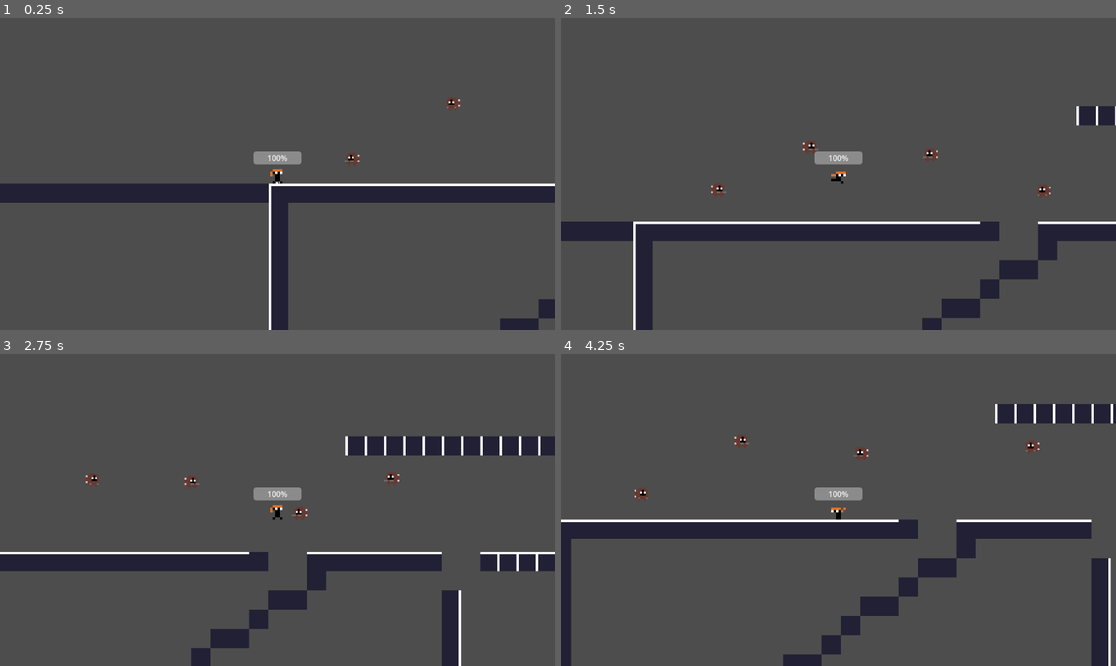
Above: before the commit, frames 1-4 (two rows, left to right).
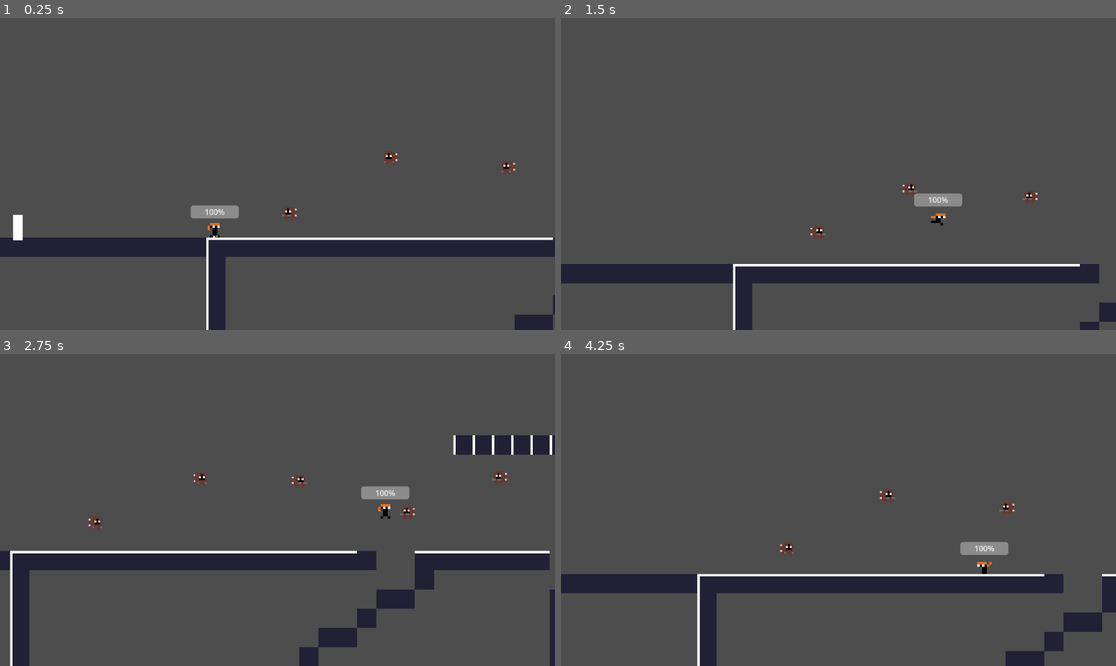
Above: after the commit, the same moments.

Repository: randemlyy/kinetic-shift
Game: Godot game, scene res://Scenes/TestLevel2.tscn
Two runs of this game, one before a commit and one after it. Both use one fixed random seed, a clock stepped at 60 frames per second and the inputs below. This scene is started directly instead of the project's main scene.
Inputs (mouse positions are in pixels of both pictures, inside the frame that each line leads up to):
- Up to frame 1 (0.25 s): no input
- Up to frame 2 (1.5 s): tap Enter at 0.5 s; move the mouse to (960, 158) at 0.52 s; hold D (move_right) 0.53-1.28 s; hold Space (jump) 0.53-1.28 s; tap Shift (dash) at 0.6 s; click (960, 158) at 0.67 s; move the mouse to (727, 189) at 1.27 s; hold S (move_down) from 1.28 s (still down); tap Space (jump) at 1.35 s
- Up to frame 3 (2.75 s): tap Space (jump) at 1.52, 1.82 s; tap Shift (dash) at 1.55, 2.1 s; move the mouse to (333, 441) at 2.02 s; release S (move_down) at 2.03 s; hold D (move_right) from 2.03 s (still down); hold Space (jump) from 2.03 s (still down)
- Up to frame 4 (4.25 s): move the mouse to (810, 572) at 2.77 s; release D (move_right) at 2.78 s; release Space (jump) at 2.78 s; hold W (move_up) 2.78-3.53 s; tap R at 2.85 s; click (810, 572) at 2.92 s; tap Space (jump) at 3.02, 3.32 s; tap Shift (dash) at 3.05 s; move the mouse to (1005, 556) at 3.52 s; hold A (move_left) from 3.53 s (still down); hold Space (jump) from 3.53 s (still down); tap Alt at 3.6 s

The runs differ from the first frame. In frame 1, 16% of the frame differs, in the area x 0-100%, y 25-100%; in frame 2, 16%; in frame 3, 11%; in frame 4, 19%, in the area x 0-100%, y 16-100%.

Commit message:
ionevenknow

Diff:
--- /dev/null
+++ b/kinetic-shift/Scenes/F1aze23/CamZone.tscn
@@ -0,0 +1,14 @@
+[gd_scene format=3 uid="uid://dbkw0pokgcg2k"]
+
+[ext_resource type="Script" uid="uid://c3wkqy3d254oq" path="res://Scripts/F1aze23/camZone.gd" id="1_e7svg"]
+
+[sub_resource type="RectangleShape2D" id="RectangleShape2D_giyd1"]
+size = Vector2(1152, 648)
+
+[node name="CamZone" type="Area2D" unique_id=1888585402]
+script = ExtResource("1_e7svg")
+
+[node name="CollisionShape2D" type="CollisionShape2D" parent="." unique_id=807753593]
+shape = SubResource("RectangleShape2D_giyd1")
+
+[connection signal="body_entered" from="." to="." method="_on_body_entered"]
--- /dev/null
+++ b/kinetic-shift/Scenes/F1aze23/Lantern.tscn
@@ -0,0 +1,22 @@
+[gd_scene format=3 uid="uid://dtfdj22vw6hd3"]
+
+[ext_resource type="Script" uid="uid://uj432qstnd4o" path="res://Scripts/F1aze23/lantern.gd" id="1_jdbmk"]
+
+[sub_resource type="BoxMesh" id="BoxMesh_v20nk"]
+size = Vector3(20, 53, 1)
+
+[sub_resource type="RectangleShape2D" id="RectangleShape2D_r03ow"]
+size = Vector2(20, 53)
+
+[node name="Lantern" type="Area2D" unique_id=1057265646]
+script = ExtResource("1_jdbmk")
+
+[node name="MeshInstance2D" type="MeshInstance2D" parent="." unique_id=1586618783]
+position = Vector2(0, -16)
+mesh = SubResource("BoxMesh_v20nk")
+
+[node name="CollisionShape2D" type="CollisionShape2D" parent="." unique_id=1635912040]
+position = Vector2(0, -16.5)
+shape = SubResource("RectangleShape2D_r03ow")
+
+[connection signal="body_entered" from="." to="." method="_on_body_entered"]
--- /dev/null
+++ b/kinetic-shift/Scenes/F1aze23/LevelSelector.tscn
@@ -0,0 +1,46 @@
+[gd_scene format=3 uid="uid://bkisd045gvw4c"]
+
+[ext_resource type="Theme" uid="uid://cgqh0nuty53og" path="res://addons/pixel_ui_scifi/themes/cyan.tres" id="1_21ohw"]
+
+[node name="LevelSelector" type="Control" unique_id=1971340456]
+layout_mode = 3
+anchors_preset = 15
+anchor_right = 1.0
+anchor_bottom = 1.0
+grow_horizontal = 2
+grow_vertical = 2
+theme = ExtResource("1_21ohw")
+
+[node name="Panel" type="Panel" parent="." unique_id=814787928]
+layout_mode = 1
+anchors_preset = 15
+anchor_right = 1.0
+anchor_bottom = 1.0
+grow_horizontal = 2
+grow_vertical = 2
+
+[node name="VBoxContainer" type="VBoxContainer" parent="." unique_id=79349185]
+layout_mode = 1
+anchors_preset = 15
+anchor_right = 1.0
+anchor_bottom = 1.0
+grow_horizontal = 2
+grow_vertical = 2
+
+[node name="Control" type="Control" parent="VBoxContainer" unique_id=48919475]
+custom_minimum_size = Vector2(0, 23.68)
+layout_mode = 2
+
+[node name="Label" type="Label" parent="VBoxContainer" unique_id=446106753]
+layout_mode = 2
+theme_override_font_sizes/font_size = 61
+text = "SELECT LEVEL"
+horizontal_alignment = 1
+vertical_alignment = 1
+
+[node name="ScrollContainer" type="ScrollContainer" parent="VBoxContainer" unique_id=711252404]
+layout_mode = 2
+
+[node name="GridContainer" type="GridContainer" parent="VBoxContainer/ScrollContainer" unique_id=727117421]
+layout_mode = 2
+columns = 5
--- /dev/null
+++ b/kinetic-shift/Scenes/F1aze23/MainMenu.tscn
@@ -0,0 +1,69 @@
+[gd_scene format=3 uid="uid://nvfl51hv2svv"]
+
+[ext_resource type="Theme" uid="uid://cgqh0nuty53og" path="res://addons/pixel_ui_scifi/themes/cyan.tres" id="1_8k5q3"]
+[ext_resource type="Script" uid="uid://lhbrdd0ookti" path="res://Scripts/F1aze23/MainMenu.gd" id="2_ww0eq"]
+
+[node name="MainMenu" type="Control" unique_id=570841929]
+layout_mode = 3
+anchors_preset = 15
+anchor_right = 1.0
+anchor_bottom = 1.0
+grow_horizontal = 2
+grow_vertical = 2
+theme = ExtResource("1_8k5q3")
+script = ExtResource("2_ww0eq")
+
+[node name="Panel" type="Panel" parent="." unique_id=364201361]
+layout_mode = 1
+anchors_preset = 15
+anchor_right = 1.0
+anchor_bottom = 1.0
+grow_horizontal = 2
+grow_vertical = 2
+
+[node name="Label" type="Label" parent="." unique_id=1344086566]
+layout_mode = 1
+anchors_preset = 5
+anchor_left = 0.5
+anchor_right = 0.5
+offset_left = -359.0
+offset_top = 41.0
+offset_right = 359.0
+offset_bottom = 143.5
+grow_horizontal = 2
+theme_override_font_sizes/font_size = 82
+text = "KINETIC SHIFT"
+
+[node name="VBoxContainer" type="VBoxContainer" parent="." unique_id=1042567369]
+layout_mode = 1
+anchors_preset = 8
+anchor_left = 0.5
+anchor_top = 0.5
+anchor_right = 0.5
+anchor_bottom = 0.5
+offset_left = -168.0
+offset_top = -73.0
+offset_right = 168.0
+offset_bottom = 73.0
+grow_horizontal = 2
+grow_vertical = 2
+alignment = 1
+
+[node name="Play" type="Button" parent="VBoxContainer" unique_id=1644661314]
+layout_mode = 2
+theme_override_font_sizes/font_size = 52
+text = "PLAY"
+icon_alignment = 1
+
+[node name="Control" type="Control" parent="VBoxContainer" unique_id=1749737949]
+custom_minimum_size = Vector2(0, 22.65)
+layout_mode = 2
+
+[node name="Quit" type="Button" parent="VBoxContainer" unique_id=124640629]
+layout_mode = 2
+theme_override_font_sizes/font_size = 52
+text = "QUIT"
+icon_alignment = 1
+
+[connection signal="pressed" from="VBoxContainer/Play" to="." method="_on_play_pressed"]
+[connection signal="pressed" from="VBoxContainer/Quit" to="." method="_on_quit_pressed"]
--- /dev/null
+++ b/kinetic-shift/Scenes/F1aze23/level1.tscn
@@ -0,0 +1,3 @@
+[gd_scene format=3 uid="uid://cvvt6fjd487e"]
+
+[node name="Level1" type="Node2D" unique_id=335658042]
--- a/kinetic-shift/Scenes/Player.tscn
+++ b/kinetic-shift/Scenes/Player.tscn
@@ -14,6 +14,7 @@
 [ext_resource type="PackedScene" uid="uid://bmm3neyxq677q" path="res://Scenes/Particles/DashBurst.tscn" id="11_miouo"]
 [ext_resource type="Script" uid="uid://na48b13aakkg" path="res://Scripts/WallClingComponent.gd" id="13_miouo"]
 [ext_resource type="Script" uid="uid://bj1tru8xfwn35" path="res://Scripts/F1aze23/HealthComponent.gd" id="14_o3h8g"]
+[ext_resource type="Script" uid="uid://dhsnrxnk3g3ny" path="res://Scripts/F1aze23/CameraComponent.gd" id="15_1e7my"]
 
 [sub_resource type="RectangleShape2D" id="RectangleShape2D_dewec"]
 size = Vector2(20, 30)
@@ -118,15 +119,15 @@
 position = Vector2(-0.83, 4.205)
 shape = SubResource("CircleShape2D_gntrk")
 
-[node name="Camera2D" type="Camera2D" parent="." unique_id=1574562807]
-
-[node name="Components" type="Node" parent="." unique_id=1866673433]
-
 [node name="Sprite2D" type="Sprite2D" parent="." unique_id=789795351]
 scale = Vector2(5, 5)
 texture = ExtResource("2_glx4g")
 hframes = 8
 vframes = 8
+
+[node name="CameraComponent" type="Node" parent="." unique_id=492770765]
+script = ExtResource("15_1e7my")
+metadata/_custom_type_script = "uid://dhsnrxnk3g3ny"
 
 [node name="MovementComponent" type="Node" parent="." unique_id=1741160042]
 script = ExtResource("2_gntrk")
--- a/kinetic-shift/Scenes/TestLevel2.tscn
+++ b/kinetic-shift/Scenes/TestLevel2.tscn
@@ -5,6 +5,8 @@
 [ext_resource type="PackedScene" uid="uid://cucweo55gtvnp" path="res://Scenes/F1aze23/Joe.tscn" id="4_waj30"]
 [ext_resource type="Script" uid="uid://b6tpdv7epg5d6" path="res://Scripts/ded_screen.gd" id="5_mvott"]
 [ext_resource type="Script" uid="uid://cryqhbt8vcwfw" path="res://Scripts/gameManager.gd" id="5_pgfg0"]
+[ext_resource type="PackedScene" uid="uid://dbkw0pokgcg2k" path="res://Scenes/F1aze23/CamZone.tscn" id="6_mvott"]
+[ext_resource type="PackedScene" uid="uid://dtfdj22vw6hd3" path="res://Scenes/F1aze23/Lantern.tscn" id="7_waj30"]
 
 [sub_resource type="TileSetAtlasSource" id="TileSetAtlasSource_oy2kj"]
 texture = ExtResource("3_mvott")
@@ -44,31 +46,33 @@
 
 [node name="Node2D" type="Node2D" unique_id=1774890080]
 
-[node name="Drone" parent="." unique_id=1400896138 instance=ExtResource("2_pgfg0")]
+[node name="Enemies" type="Node2D" parent="." unique_id=469005755]
+
+[node name="Drone" parent="Enemies" unique_id=1400896138 instance=ExtResource("2_pgfg0")]
 position = Vector2(181, 506)
 
-[node name="Drone2" parent="." unique_id=1621283407 instance=ExtResource("2_pgfg0")]
+[node name="Drone2" parent="Enemies" unique_id=1621283407 instance=ExtResource("2_pgfg0")]
 position = Vector2(624, 412)
 
-[node name="Drone3" parent="." unique_id=1409225693 instance=ExtResource("2_pgfg0")]
+[node name="Drone3" parent="Enemies" unique_id=1409225693 instance=ExtResource("2_pgfg0")]
 position = Vector2(846, 492)
 
-[node name="Drone4" parent="." unique_id=1391938776 instance=ExtResource("2_pgfg0")]
+[node name="Drone4" parent="Enemies" unique_id=1391938776 instance=ExtResource("2_pgfg0")]
 position = Vector2(380, 392)
 
-[node name="Drone5" parent="." unique_id=1310857319 instance=ExtResource("2_pgfg0")]
+[node name="Drone5" parent="Enemies" unique_id=1310857319 instance=ExtResource("2_pgfg0")]
 position = Vector2(1029, 408)
+
+[node name="Joe" parent="Enemies" unique_id=1829753591 instance=ExtResource("4_waj30")]
+position = Vector2(2259, 399)
+scale = Vector2(2, 2)
 
 [node name="TileMapLayer" type="TileMapLayer" parent="." unique_id=2074500035]
 scale = Vector2(5, 5)
 tile_map_data = PackedByteArray("AAAAAEUAAAAAAAAAAAAAAEYAAAAAAAEAAAAAAEcAAAAAAAEAAAAAAEgAAAAAAAEAAAAAAEkAAAAAAAEAAAAAAE …(14416 unchanged characters)…
 tile_set = SubResource("TileSet_sa0i8")
 
-[node name="Joe" parent="." unique_id=1829753591 instance=ExtResource("4_waj30")]
-position = Vector2(2259, 399)
-scale = Vector2(2, 2)
-
-[node name="GameManager" type="Node" parent="." unique_id=1287108600 node_paths=PackedStringArray("spawnpoint", "dedscreen", "pausescreen")]
+[node name="GameManager" type="Node" parent="." unique_id=1287108600 node_paths=PackedStringArray("spawnpoint", "dedscreen", "pausescreen") groups=["GameManager"]]
 process_mode = 3
 script = ExtResource("5_pgfg0")
 spawnpoint = NodePath("../PlayerSpawnPoint")
@@ -128,3 +132,53 @@
 
 [node name="PlayerSpawnPoint" type="Node2D" parent="." unique_id=1360950901]
 position = Vector2(18, 522)
+
+[node name="CamZones" type="Node2D" parent="." unique_id=112286203]
+
+[node name="CamZone" parent="CamZones" unique_id=1888585402 groups=["startzone"] instance=ExtResource("6_mvott")]
+position = Vector2(182, 396)
+
+[node name="CamZone3" parent="CamZones" unique_id=52719006 groups=["startzone"] instance=ExtResource("6_mvott")]
+position = Vector2(182, 902)
+
+[node name="CamZone2" parent="CamZones" unique_id=861503729 groups=["startzone"] instance=ExtResource("6_mvott")]
+position = Vector2(-973, 399)
+
+[node name="CamZone4" parent="CamZones" unique_id=1879780252 groups=["startzone"] instance=ExtResource("6_mvott")]
+position = Vector2(-968, 902)
+
+[node name="CamZone5" parent="CamZones" unique_id=983982874 groups=["startzone"] instance=ExtResource("6_mvott")]
+position = Vector2(-1855, 902)
+
+[node name="CamZone6" parent="CamZones" unique_id=1417371575 groups=["startzone"] instance=ExtResource("6_mvott")]
+position = Vector2(-1855, 392)
+
+[node name="CamZone7" parent="CamZones" unique_id=2138210888 groups=["startzone"] instance=ExtResource("6_mvott")]
+position = Vector2(1325, 392)
+
+[node name="CamZone8" parent="CamZones" unique_id=752364139 groups=["startzone"] instance=ExtResource("6_mvott")]
+position = Vector2(2483, 392)
+
+[node name="CamZone9" parent="CamZones" unique_id=1533505450 groups=["startzone"] instance=ExtResource("6_mvott")]
+position = Vector2(2483, 1040)
+
+[node name="CamZone10" parent="CamZones" unique_id=1041216757 groups=["startzone"] instance=ExtResource("6_mvott")]
+position = Vector2(3053, 1040)
+
+[node name="CamZone11" parent="CamZones" unique_id=1664448523 groups=["startzone"] instance=ExtResource("6_mvott")]
+position = Vector2(3053, 397)
+
+[node name="CamZone12" parent="CamZones" unique_id=394706490 groups=["startzone"] instance=ExtResource("6_mvott")]
+position = Vector2(3053, -136)
+
+[node name="CamZone13" parent="CamZones" unique_id=983449015 groups=["startzone"] instance=ExtResource("6_mvott")]
+position = Vector2(1895, -141)
+
+[node name="CamZone14" parent="CamZones" unique_id=1494146382 groups=["startzone"] instance=ExtResource("6_mvott")]
+position = Vector2(746, -141)
+
+[node name="CamZone15" parent="CamZones" unique_id=1983787775 groups=["startzone"] instance=ExtResource("6_mvott")]
+position = Vector2(1904, -600)
+
+[node name="Lantern" parent="." unique_id=1057265646 instance=ExtResource("7_waj30")]
+position = Vector2(-391, 555)
--- /dev/null
+++ b/kinetic-shift/Scripts/F1aze23/CameraComponent.gd
@@ -0,0 +1,23 @@
+class_name CameraComponent
+extends Node
+
+var cZone: Area2D
+var cam: Camera2D
+
+func start() -> void:
+	cam = Camera2D.new()
+	get_parent().add_child(cam)
+	cZone = get_tree().get_first_node_in_group("startzone") as Area2D
+	if cZone:
+		SwitchZone(cZone)
+	else:
+		print("WHERE IS THE STARTZONE")
+
+func SwitchZone(zone: Area2D) -> void:
+	cZone = zone
+
+func update() -> void:
+	if cam == null or cZone == null:
+		return
+
+	cam.global_position = lerp(cam.global_position, cZone.global_position, 0.1)
--- /dev/null
+++ b/kinetic-shift/Scripts/F1aze23/MainMenu.gd
@@ -0,0 +1,10 @@
+extends Control
+
+
+
+func _on_play_pressed() -> void:
+	pass # Replace with function body.
+
+
+func _on_quit_pressed() -> void:
+	get_tree().quit()
--- /dev/null
+++ b/kinetic-shift/Scripts/F1aze23/MusicManager.gd
@@ -0,0 +1,31 @@
+extends Node
+
+var music_tracks: Dictionary = {
+	"MainMenu.tscn" : preload("res://Assets/Music/ionevenknow.mp3")
+}
+
+var audioP: AudioStreamPlayer
+var cTrackPath: String = ""
+
+func _ready() -> void:
+	audioP = AudioStreamPlayer.new()
+	add_child(audioP)
+
+	get_tree().scene_changed.connect(_on_scene_changed)
+
+	PlayMusic(get_tree().current_scene)
+
+func _on_scene_changed(new_scene: Node) -> void:
+	PlayMusic(new_scene)
+
+func PlayMusic(scene: Node) -> void:
+	if not scene:
+		return
+
+	var sceneFile = scene.scene_file_path.get_file()
+
+	if music_tracks.has(sceneFile):
+		var targetStream = music_tracks[sceneFile]
+		if audioP.stream != targetStream:
+			audioP.stream = targetStream
+			audioP.play()
--- /dev/null
+++ b/kinetic-shift/Scripts/F1aze23/camZone.gd
@@ -0,0 +1,18 @@
+extends Area2D
+
+
+func _process(delta: float) -> void:
+	for i in get_overlapping_bodies():
+		if i.is_in_group("Player"):
+			print("player found")
+			var camC = i.get_node("CameraComponent")
+			if camC.cZone != self:
+				camC.SwitchZone(self)
+				print("hello")
+'''
+func _on_body_entered(body: Node2D) -> void:
+	if body.is_in_group("Player"):
+		var camC = body.get_node("CameraComponent")
+		if camC.cZone != self:
+			camC.SwitchZone(self)
+'''
--- /dev/null
+++ b/kinetic-shift/Scripts/F1aze23/lantern.gd
@@ -0,0 +1,9 @@
+extends Area2D
+
+var gm:GameManager
+func _ready() -> void:
+	gm = get_tree().get_first_node_in_group("GameManager") as GameManager
+
+func _on_body_entered(body: Node2D) -> void:
+	if body.is_in_group("Player"):
+		gm.SaveNode(body)
--- a/kinetic-shift/Scripts/Player.gd
+++ b/kinetic-shift/Scripts/Player.gd
@@ -9,6 +9,7 @@
 @onready var particle_c: ParticleComponent = $ParticleComponent
 @onready var hitstop_c: HitStopComponent = $HitStopComponent
 @onready var health_c: HealthComponent = $HealthComponent
+@onready var camera_c: CameraComponent = $CameraComponent
 
 @onready var dash_effect: DashEffectComponent = $DashEffectComponent
 @onready var launch_effect: LaunchEffectComponent = $LaunchEffectComponent
@@ -30,10 +31,12 @@
 	hurtbox.body_entered.connect(_on_hurtbox_body_entered)
 
 	health_c.start()
+	camera_c.start()
 
 func _process(delta: float) -> void:
 	health_c.update(delta)
 	health_c.isDashing = dash_c.active
+	camera_c.update()
 
 
 func _physics_process(delta: float) -> void:
--- a/kinetic-shift/Scripts/gameManager.gd
+++ b/kinetic-shift/Scripts/gameManager.gd
@@ -1,3 +1,4 @@
+class_name GameManager
 extends Node
 
 @export var spawnpoint:Node2D
@@ -6,6 +7,8 @@
 var paused:bool = false
 const PLAYER = preload("uid://c4x33uyjhsfud")
 var player
+
+const savePath = "user://saved_node.tscn"
 # Called when the node enters the scene tree for the first time.
 func _ready() -> void:
 	player = PLAYER.instantiate()
@@ -37,8 +40,29 @@
 
 func _on_player_death():
 	print ("player is ded")
-	dedscreen.visible = true
+	player.queue_free()
+	LoadNode()
+	#dedscreen.visible = true
 	#Engine.time_scale = lerp(1.0, 0.0, 0.5)
-	get_tree().paused = true
+	#get_tree().paused = true
 	#get_tree().reload_current_scene()
 	pass
+
+
+func SaveNode(node:Node):
+	var packed = PackedScene.new()
+	packed.pack(node)
+	ResourceSaver.save(packed, savePath)
+
+func LoadNode():
+	var packed = load(savePath) as PackedScene
+	if packed:
+		var loaded = packed.instantiate()
+		player = loaded
+		player.get_node("HealthComponent").connect("Death", _on_player_death)
+		add_child(loaded)
+
+func SetOwnerRecursive(root: Node, current_node: Node) -> void:
+	for child in current_node.get_children():
+		child.owner = root
+		SetOwnerRecursive(root, child)
--- a/kinetic-shift/project.godot
+++ b/kinetic-shift/project.godot
@@ -15,6 +15,10 @@
 config/features=PackedStringArray("4.6", "GL Compatibility")
 config/icon="res://icon.svg"
 
+[autoload]
+
+MusicManager="*uid://blvyn2ckku8f8"
+
 [editor_plugins]
 
 enabled=PackedStringArray("res://addons/godot_super-wakatime/plugin.cfg")
@@ -23,6 +27,8 @@
 
 Enemy=""
 Player=""
+startzone=""
+GameManager=""
 
 [input]
 
Not shown, added: kinetic-shift/Assets/Music/ionevenknow-v2.mp3.import
Not shown, added: kinetic-shift/Assets/Music/ionevenknow.mp3.import
Not shown, added: kinetic-shift/Scripts/F1aze23/CameraComponent.gd.uid
Not shown, added: kinetic-shift/Scripts/F1aze23/MainMenu.gd.uid
Not shown, added: kinetic-shift/Scripts/F1aze23/MusicManager.gd.uid
Not shown, added: kinetic-shift/Scripts/F1aze23/camZone.gd.uid
Not shown, added: kinetic-shift/Scripts/F1aze23/lantern.gd.uid
Not shown, added: kinetic-shift/addons/pixel_ui_scifi/LICENSE.txt
Binary file added: kinetic-shift/addons/pixel_ui_scifi/bars/bar_blue.png
Not shown, added: kinetic-shift/addons/pixel_ui_scifi/bars/bar_blue.png.import
Binary file added: kinetic-shift/addons/pixel_ui_scifi/bars/bar_gold.png
Not shown, added: kinetic-shift/addons/pixel_ui_scifi/bars/bar_gold.png.import
(and 123 more such lines)
